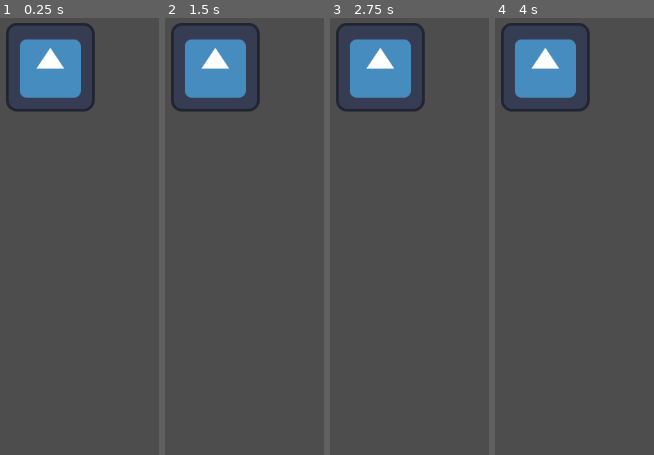
Above: before the commit, frames 1-4 (left to right).
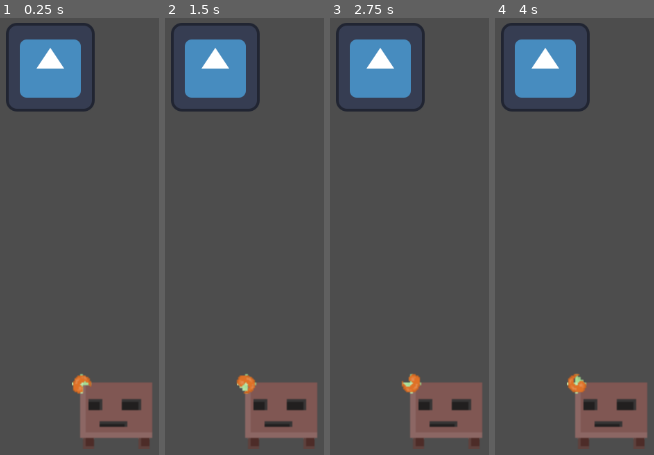
Above: after the commit, the same moments.

Repository: Fireball9670/Jump-and-Run
Game: Godot game, scene res://scenes/levels/level.tscn
Same seed, same stepped clock (60 frames per second), same inputs: the game is played once before the commit and once after it. The engine's default icon, where the game draws it, is replaced by a stand-in: a white triangle on a blue panel in a dark square.
Inputs:
- Up to frame 1 (0.25 s): no input
- Up to frame 2 (1.5 s): tap Enter at 1.25 s
- Up to frame 3 (2.75 s): no input
- Up to frame 4 (4 s): no input

The runs differ from the first frame. In frame 1, 5.9% of the frame differs, in the area x 45-96%, y 81-98%; in frame 2, 5.9%; in frame 3, 5.9%; in frame 4, 5.9%.

Commit message:
player and fireball sprites added

Diff:
--- a/scenes/levels/level.tscn
+++ b/scenes/levels/level.tscn
@@ -1,10 +1,15 @@
-[gd_scene load_steps=2 format=3 uid="uid://5xv3ll6inl08"]
+[gd_scene load_steps=3 format=3 uid="uid://5xv3ll6inl08"]
 
 [ext_resource type="Texture2D" uid="uid://uiri3f37gljl" path="res://icon.svg" id="1_2e7mh"]
+[ext_resource type="PackedScene" uid="uid://kja8tl4wl0av" path="res://scenes/player.tscn" id="2_hnri6"]
 
 [node name="Level" type="Node2D"]
 
-[node name="Sprite2D" type="Sprite2D" parent="."]
+[node name="Logo" type="Sprite2D" parent="."]
 position = Vector2(74, 71)
 texture = ExtResource("1_2e7mh")
 region_rect = Rect2(-38, -26, 104, 99)
+
+[node name="Player" parent="." instance=ExtResource("2_hnri6")]
+position = Vector2(169, 558)
+scale = Vector2(2, 2)
--- /dev/null
+++ b/scenes/player.tscn
@@ -0,0 +1,55 @@
+[gd_scene load_steps=9 format=3 uid="uid://kja8tl4wl0av"]
+
+[ext_resource type="Texture2D" uid="uid://ds1bo85ney8vv" path="res://resources/Fireball_0001.png" id="2_kslmi"]
+[ext_resource type="Texture2D" uid="uid://5v77bsyxxve" path="res://resources/Fireball_0002.png" id="3_kh850"]
+[ext_resource type="Texture2D" uid="uid://c3krx4g2tsa0a" path="res://resources/Fireball_0003.png" id="4_0sk0y"]
+[ext_resource type="Texture2D" uid="uid://b66pgfbaf7qqu" path="res://resources/Jumper_0001.png" id="5_5grys"]
+[ext_resource type="Texture2D" uid="uid://bd0j7yb3hcylf" path="res://resources/Fireball_0004.png" id="5_c47sf"]
+[ext_resource type="Texture2D" uid="uid://ceqhr6macxppe" path="res://resources/Jumper_0002.png" id="6_dcd68"]
+
+[sub_resource type="SpriteFrames" id="SpriteFrames_ietv6"]
+animations = [{
+"frames": [{
+"duration": 1.0,
+"texture": ExtResource("5_5grys")
+}, {
+"duration": 1.0,
+"texture": ExtResource("6_dcd68")
+}],
+"loop": true,
+"name": &"idle",
+"speed": 3.0
+}]
+
+[sub_resource type="SpriteFrames" id="SpriteFrames_1ugpi"]
+animations = [{
+"frames": [{
+"duration": 1.0,
+"texture": ExtResource("2_kslmi")
+}, {
+"duration": 1.0,
+"texture": ExtResource("3_kh850")
+}, {
+"duration": 1.0,
+"texture": ExtResource("4_0sk0y")
+}, {
+"duration": 1.0,
+"texture": ExtResource("5_c47sf")
+}],
+"loop": true,
+"name": &"spin",
+"speed": 12.0
+}]
+
+[node name="Player" type="Node2D"]
+
+[node name="PlayerImage" type="AnimatedSprite2D" parent="."]
+sprite_frames = SubResource("SpriteFrames_ietv6")
+animation = &"idle"
+autoplay = "idle"
+
+[node name="Fireball" type="AnimatedSprite2D" parent="PlayerImage"]
+position = Vector2(-25, -15)
+sprite_frames = SubResource("SpriteFrames_1ugpi")
+animation = &"spin"
+autoplay = "spin"
Binary file added: resources/Fireball_0001.png
Not shown, changed: resources/Fireball_0001.png.import
Binary file added: resources/Fireball_0002.png
Not shown, added: resources/Fireball_0002.png.import
Binary file added: resources/Fireball_0003.png
Not shown, added: resources/Fireball_0003.png.import
Binary file added: resources/Fireball_0004.png
Not shown, added: resources/Fireball_0004.png.import
Renamed: resources/Jumper.png -> resources/Jumper_0001.png
Not shown, added: resources/Jumper_0001.png.import
Binary file added: resources/Jumper_0002.png
Not shown, added: resources/Jumper_0002.png.import
(and 1 more such lines)
